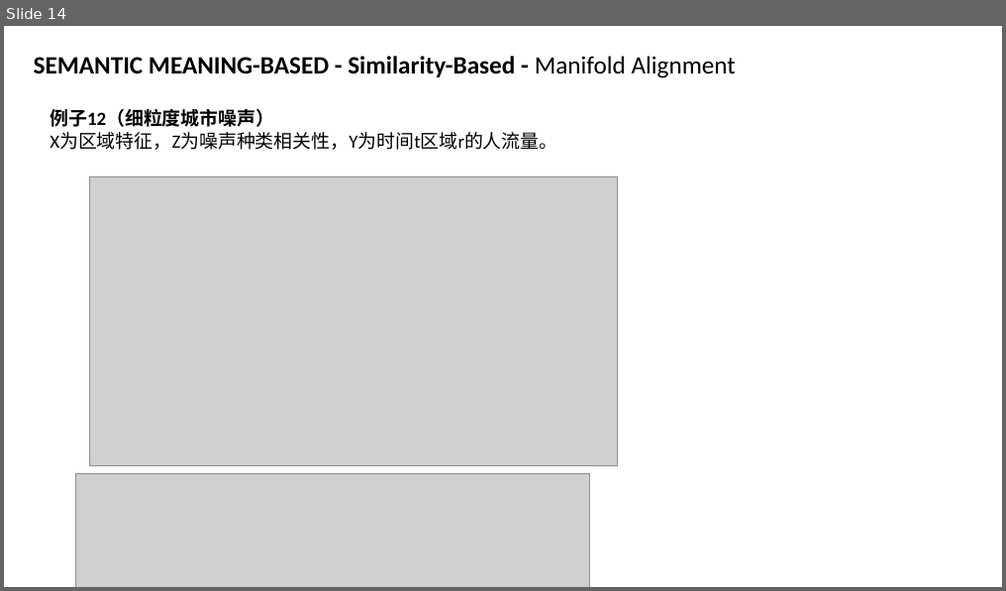
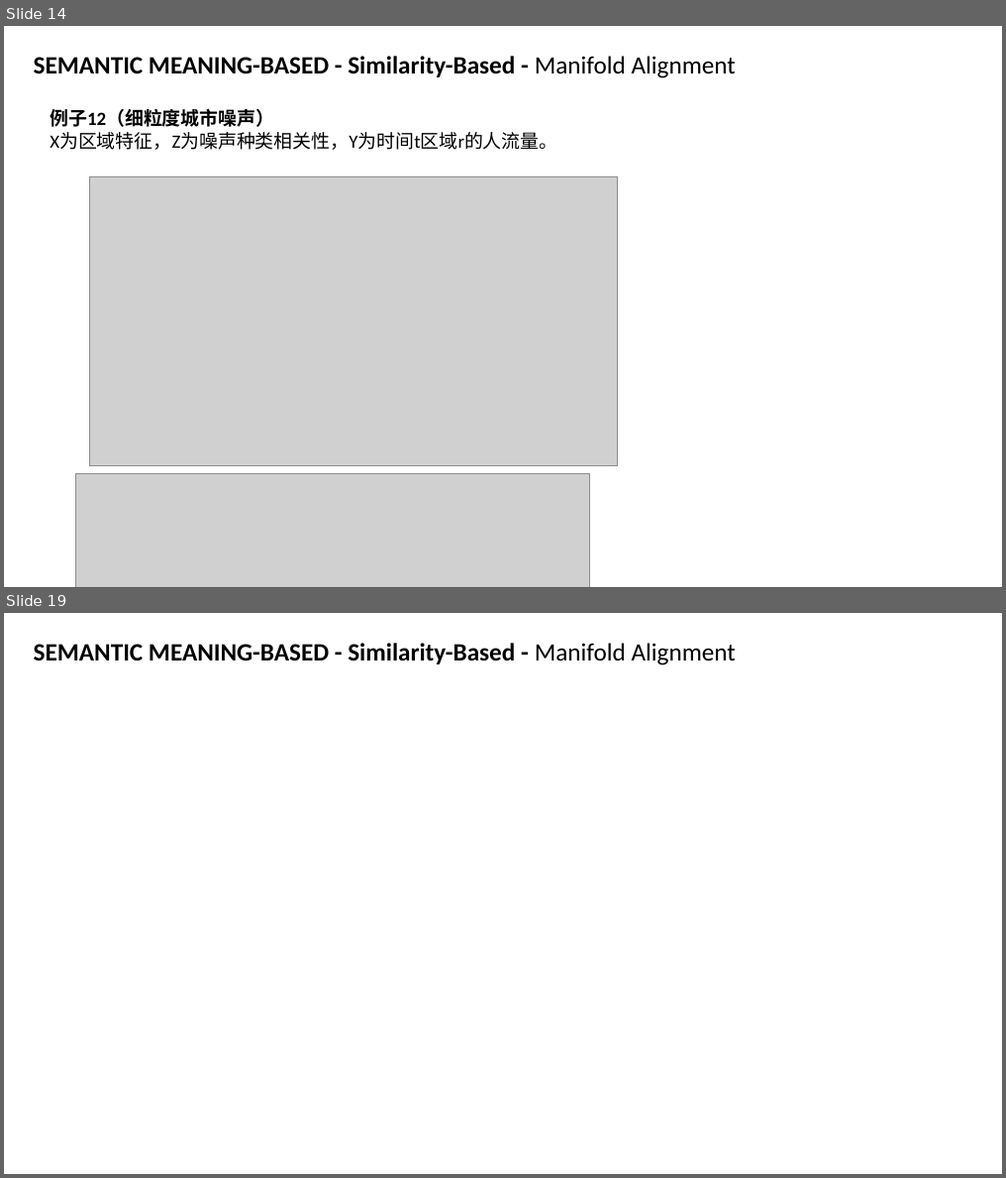
Before and after one commit to zhengsai168/zhengsai-awesome, a slide deck: paper-note/Urban-Computing/多源数据融合-综述.pptx. Shown one above the other, each under a label of ours: slide 14 before the commit, slides 14 and 19 after it; the slides between them are not shown. The pictures are 1006x591 and 1006x1178 pixels, drawn with LibreOffice and Linux fonts; fonts in the diff are those of the drawing; grey boxes stand for pictures. Boxes give left, top, right and bottom in pixels: in the first picture for what was removed or moved away, otherwise in the second. Text is boxed around its words. In the diff, an @@ line names an element or a change of style, - is before the commit and + after.

```diff
--- a/paper-note/Urban-Computing/多源数据融合-综述.pptx
+++ b/paper-note/Urban-Computing/多源数据融合-综述.pptx
@@ slide 19 added at [4,613,1002,1174], background #FFFFFF @@
@@ text added at [34,643,736,665], 24 pt, text #000000, bold @@
+SEMANTIC MEANING-BASED - Similarity-Based - Manifold Alignment
```
Also in this commit, not shown: 4 other slides added, 5 slides removed, 5 other files.
